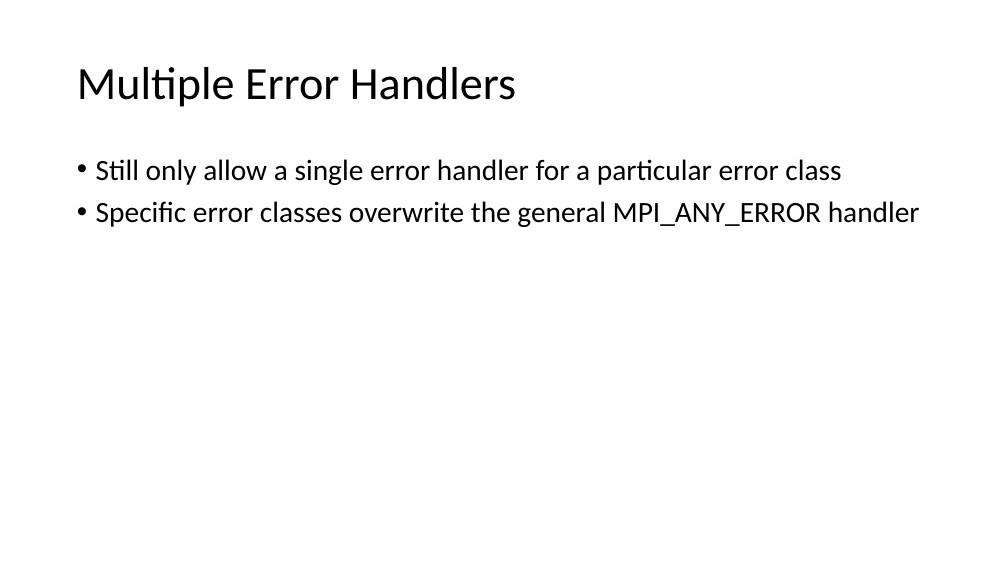
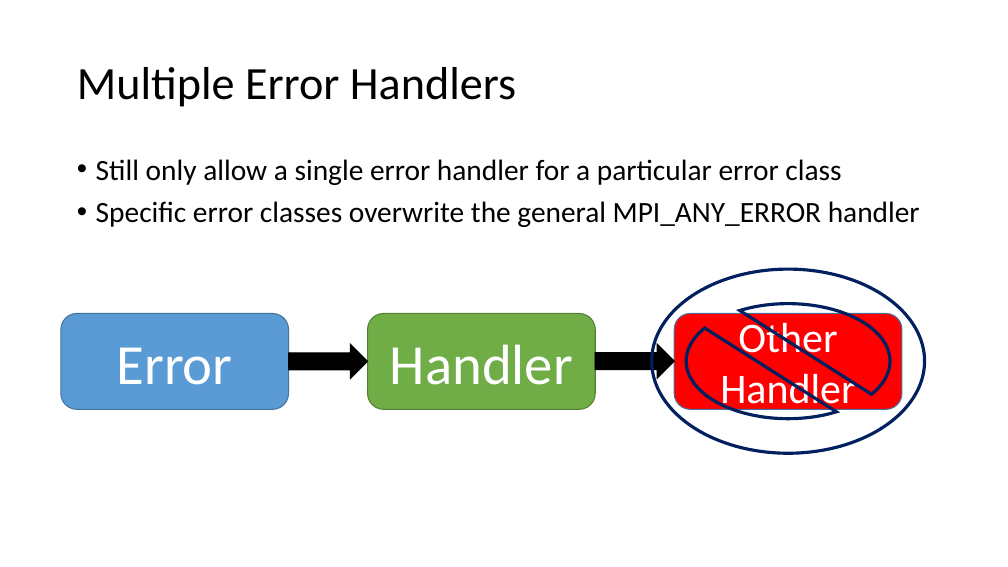
Before and after one commit to mpiwg-ft/ft-issues, a slide deck: slide 12 of slides/2016-06-09 Error Handler Plenary.pptx (slide 6 before the commit). Drawn at 1008x567 pixels with LibreOffice and Linux fonts; fonts in the diff are those of the drawing. Boxes give left, top, right and bottom in pixels: in the first picture for what was removed or moved away, otherwise in the second. Text is boxed around its words. In the diff, an @@ line names an element or a change of style, - is before the commit and + after.

```diff
--- a/slides/2016-06-09 Error Handler Plenary.pptx
+++ b/slides/2016-06-09 Error Handler Plenary.pptx
@@ no-entry sign added at (652, 269, 925, 454), outline #002060 3 pt @@
@@ rounded rectangle added at (60, 314, 288, 410), fill #5B9BD5, outline #43739E 1 pt, 54 pt, text #FFFFFF @@
+Error
@@ rounded rectangle added at (368, 314, 595, 410), fill #70AD47, outline #538035 1 pt, 54 pt, text #FFFFFF @@
+Handler
@@ rounded rectangle added at (675, 314, 902, 410), fill #FF0000, outline #43739E 1 pt, 40 pt, text #FFFFFF @@
+Other
+Handler
@@ right arrow added at (289, 344, 368, 378), fill #000000, outline #000000 1 pt @@
@@ right arrow added at (595, 344, 674, 378), fill #000000, outline #000000 1 pt @@
```
Also in this commit, not shown: 7 other slides changed, 6 slides added, 1 slide removed, 1 other file.
